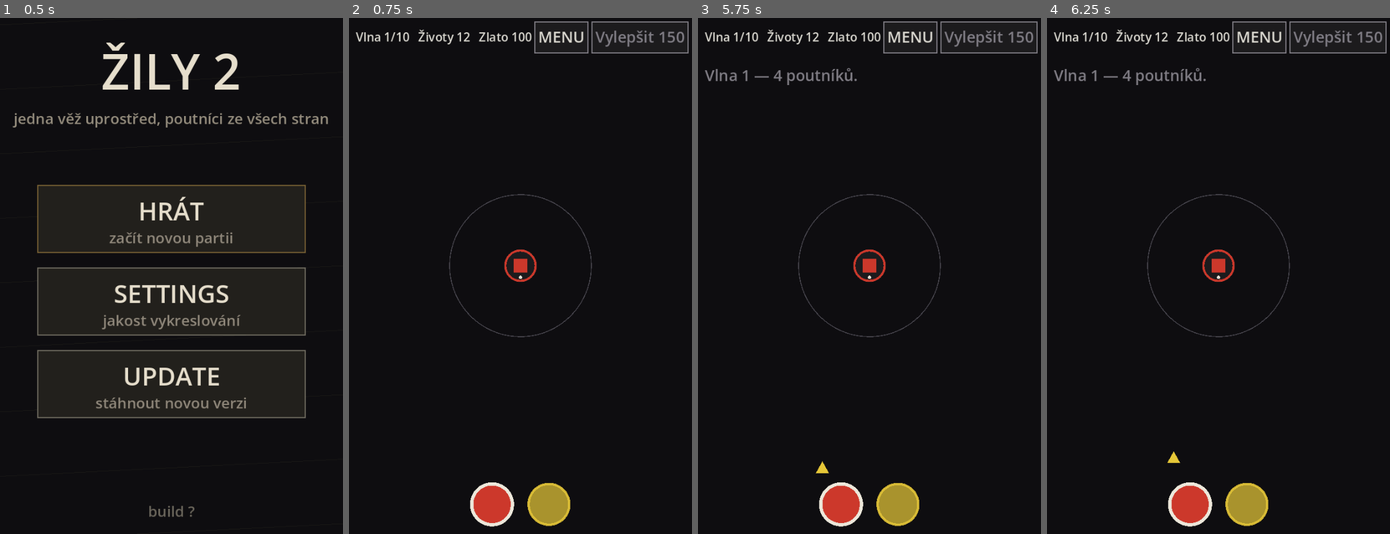
Above: before the commit, frames 1-4 (left to right).
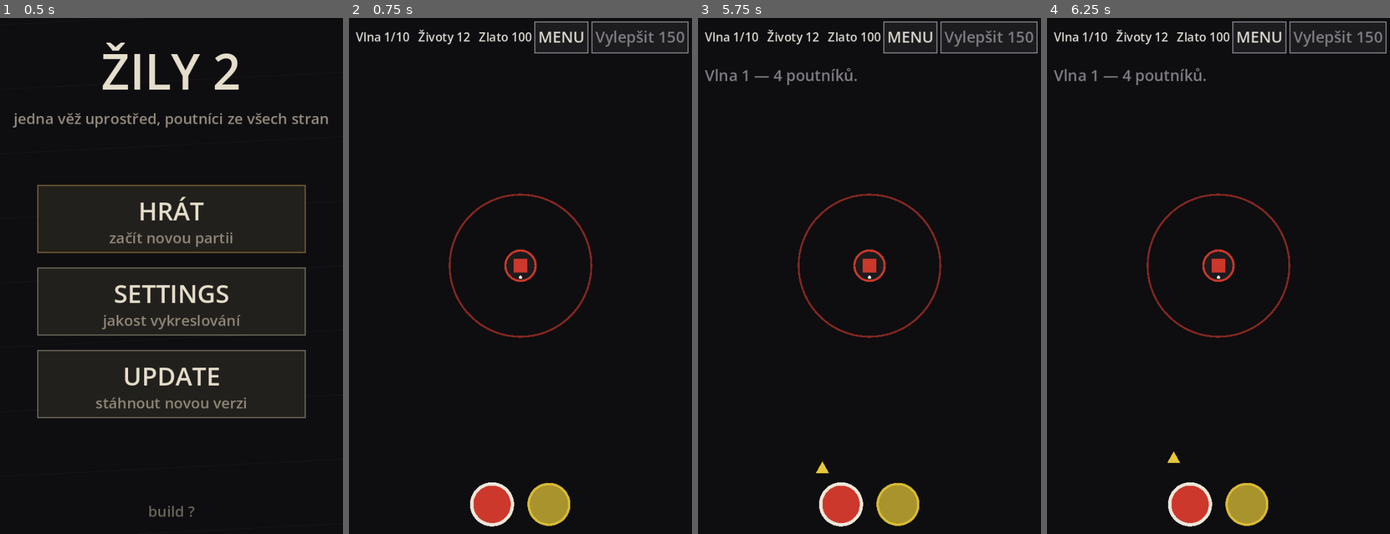
Above: after the commit, the same moments.

Repository: jankoznar94/dark-story
Game: Godot game, scene res://main.tscn
Two runs of this game, one before a commit and one after it. Both use one fixed random seed, a clock stepped at 60 frames per second and the inputs below.
Inputs (mouse positions are in pixels of both pictures, inside the frame that each line leads up to):
- Up to frame 1 (0.5 s): no input
- Up to frame 2 (0.75 s): tap Enter at 0.5 s; move the mouse to (595, 250) at 0.52 s; click (595, 250) at 0.67 s
- Up to frame 3 (5.75 s): tap Space at 1.25, 2.75, 4.25 s; move the mouse to (800, 301) at 1.27 s; click (800, 301) at 1.42 s; tap Enter at 2, 3.5 s; move the mouse to (903, 162) at 2.02 s; click (903, 162) at 2.17 s; move the mouse to (852, 379) at 2.77 s; click (852, 379) at 2.92 s; move the mouse to (972, 353) at 3.52 s; click (972, 353) at 3.67 s; move the mouse to (766, 198) at 4.27 s; click (766, 198) at 4.42 s; move the mouse to (886, 276) at 5.02 s; click (886, 276) at 5.17 s
- Up to frame 4 (6.25 s): move the mouse to (1167, 147) at 5.77 s; click (1167, 147) at 5.92 s

Frame 1 is identical in both runs. In frame 2, 0.6% of the frame differs, in the area x 28-72%, y 34-62%; in frame 3, 0.6%; in frame 4, 0.6%.

Commit message:
Zily 2: pomalejsi zakladni kadence, vyraznejsi strely nad zamerovanim, barevny kruh dostrelu
- RATES 3.0/4.8/7.2 -> 1.5/3.0/4.5 (zaklad 15 dps, je kam upgradovat)
- strela: polomer 0.022 -> 0.032 + tmavy obrys (shot_rim_r), kresli se
  jako POSLEDNI v poli (za paprskem, poutniky i vezi)
- kruh dostrelu ma barvu zvolene barvy veze (_range_color, 0.62)
- testy: z-index strel, obrys strely, barva kruhu, prodlouzene okno na
  prepsani svazku (1/rate + let strely)

Diff:
--- a/scripts/game.gd
+++ b/scripts/game.gd
@@ -51,8 +51,12 @@
 # "zpomalíme pohyb ... i projektilu věže" - 1,00 -> 0,80. Pri kadenci 3 ran/s
 # je v paprsku videt porad nekolik tecek, ale let je pomalejsi a citelnejsi.
 const SHOT_SPEED_FRAC := 0.80
-# POLOMER TECKY. Mala - je to tecka, ne koule; v paprsku jich ma byt videt vic.
-const SHOT_R_FRAC := 0.022
+# POLOMER TECKY. Zvetsen (0,022 -> 0,032) potom, co Jan rekl "Projektily musí
+# být výraznější": drobna tecka se na male obrazovce ztrácela mezi poutniky
+# a v paprsku. Kresli se s tmavym obrysem (`SHOT_RIM_FRAC`), takze je videt
+# na svetlem i tmavem podkladu.
+const SHOT_R_FRAC := 0.032
+const SHOT_RIM_FRAC := 1.55
 
 # ROZVRZENI PLOCHY jde do hry jednim mistem (`set_field`). Rychlost poutnika
 # je z nej ODVOZENA, takze "cesta trva 8 s" plati na telefonu i na velkem
@@ -484,6 +488,12 @@
 	return unit_r * SHOT_R_FRAC
 
 
+# VNEJSI POLOMER STRELY (tmavy obrys pod teckou). Kdo kresli strelu, ptá se
+# tohohle - kdyby si obrazovka obrys pocitala sama, rozejdou se dve cisla.
+func shot_rim_r() -> float:
+	return shot_r() * SHOT_RIM_FRAC
+
+
 # ---------------------------------------------------------------- VSTUP
 
 # POPIS UPGRADU SE TYKA TOHO, CO HRAc OPRAVDU POZNA: kadence (pocet ran za
--- a/scripts/game_view.gd
+++ b/scripts/game_view.gd
@@ -268,21 +268,21 @@
 	# kde se rozhoduje. SPAWNOVACI KRUH se NEKRESLI (Jan: "Vnější kruh nemá být
 	# viditelný a má být pomyslný"): je vetsi nez displej a poutnici z nej
 	# vchazeji z boku a shora, takze by z nej byl jen oblouk pres celou obrazovku.
-	draw_arc(layout.center, game.tower.range_px(layout.field_r), 0.0, TAU, 96, RANGE_LINE, 1.5)
+	# BARVA KRUHU JE BARVA VEZE (Jan, Oct 2026: "Attack range rádius bude měnit
+	# barvu podle zvolené barvy věže") - hrac tak vidi, cim prave strili, i kdyz
+	# zrovna nikdo v dostrelu neni. Kresli se ztlumeny, aby neprebijel poutniky.
+	draw_arc(layout.center, game.tower.range_px(layout.field_r), 0.0, TAU, 96,
+		_range_color(), maxf(2.0, layout.unit_r * 0.014))
 	for p in game.locks:
 		draw_line(layout.center, p.pos, BEAM, 2.0)
-	# STRELY: tecky, ktere leti od veze k cili. Paprsek je jen zamerovani -
-	# poskozeni udeli az dopad tecky, takze hrac vidi, ze vez opravdu strili
-	# a jak je rychla (vic tecek v paprsku = vyssi stupen).
-	for s in game.shots:
-		var sp: Vector2 = s["pos"]
-		# TECKA MA BARVU VEZE, ktera ji vystrelila (Jan: "dáme mu barvu podle
-		# toho na jakou barvu je [věž] přepnutá") - hrac tak vidi, ktera barva
-		# prave strili, i kdyz v paprsku je vic tecek.
-		draw_circle(sp, game.shot_r(), Hue.color_of(game.tower.hue))
 	for p in game.pilgrims:
 		_draw_pilgrim(p)
 	_draw_tower()
+	# STRELY SE KRESLI NAD VSIM V POLI (Jan: "Projektily musí být výraznější
+	# a musí být z indexem nad zaměřováním"). Poradi v `_draw` je proto zavazne:
+	# paprsek -> poutnici -> vez -> strely. Paprsek je jen zamerovani, kdezto
+	# strela je to, co hrac sleduje (a co dava poskozeni).
+	_draw_shots()
 	_draw_bar()
 	_draw_palette()
 	if leave_ask:
@@ -379,6 +379,25 @@
 	return out
 
 
+# BARVA KRUHU DOSTRELU = BARVA VEZE. Ztlumena (0,62), aby kruh neprebijel
+# poutniky a paprsek - je to geometrie, ne zbran. Jedno misto pro barvu, aby
+# se kresleni a pripadne mereni v testu nemohla rozejit.
+func _range_color() -> Color:
+	var col: Color = Hue.color_of(game.tower.hue)
+	return Color(col.r, col.g, col.b, 0.62)
+
+
+# STRELY. Plny puntik v barve veze s tmavym obrysem (stejny jazyk jako puntiky
+# palety) a kresli se NAD VSIM v poli - hrac ma videt, co leti a co dava
+# poskozeni, ne jen slabou caru zamerovani.
+func _draw_shots() -> void:
+	var col: Color = Hue.color_of(game.tower.hue)
+	for s in game.shots:
+		var sp: Vector2 = s["pos"]
+		draw_circle(sp, game.shot_rim_r(), GLYPH)
+		draw_circle(sp, game.shot_r(), col)
+
+
 func _draw_tower() -> void:
 	var c: Vector2 = layout.center
 	var tr: float = layout.tower_r
--- a/scripts/tower.gd
+++ b/scripts/tower.gd
@@ -45,9 +45,17 @@
 # RYCHLOST STRELBY JE UPGRADE, KTERY JE VIDET (Jan, Oct 2026): "mám tu možnost
 # pracovat s rychlostí střelby, což je velmi uspokojivý upgrade." Poskozeni
 # JEDNE rany se nemění (SHOT_DMG) - nahoru jde pocet ran za sekundu, takze
-# paprskem rytmicky proudi vic tecek. `dps()` je z toho ODVOZENE (rate * dmg),
-# aby prumerne poskozeni za sekundu zustalo 30 / 48 / 72 jako driv.
-const RATES := [3.0, 4.8, 7.2]
+# paprskem rytmicky proudi vic tecek. `dps()` je z toho ODVOZENE (rate * dmg).
+#
+# ZAKLAD JE SCHVALNE POMALY (Jan, Oct 2026: "Ještě zpomale výchozí fire rate
+# věže. O dost. Ať máme kam upgradovat."): 1,5 rany/s = jedna rana za 0,67 s.
+# Driv 3,0/4,8/7,2 (30/48/72 poskozeni za sekundu), dnes 1,5/3,0/4,5
+# (15/30/45) - strop zustava na polovine, kde byl, ale zaklad je o polovinu
+# niz. Cena za stupen (COSTS) zustava - kdo bude chtit dražší upgrade, at ji
+# meni tady, ne v obrazovce.
+# Cisla se musi PREMERIT (`tools/balance_sim.gd`) - kdo hybe kadenci, hybe
+# celou hrou.
+const RATES := [1.5, 3.0, 4.5]
 const SHOT_DMG := 10.0
 const TARGETS := [1, 1, 2]
 const COSTS := [70, 150, 300]
--- a/tools/test_core.gd
+++ b/tools/test_core.gd
@@ -261,8 +261,8 @@
 			"na %d. stupni vystrelila %d ran za 2 s (cekano %d)" % [lv, fired, want])
 		_check(g.tower.rate() > prev, "vylepseni nezvysilo rychlost strelby")
 		prev = g.tower.rate()
-	_check(is_equal_approx(Tower.RATES[0] * Tower.SHOT_DMG, 30.0),
-		"zakladni vez uz nema 30 poskozeni za sekundu (je to balancni cislo)")
+	_check(is_equal_approx(Tower.RATES[0] * Tower.SHOT_DMG, 15.0),
+		"zakladni vez uz nema 15 poskozeni za sekundu (je to balancni cislo)")
 
 
 # STRELA S MRTVYM CILEM NIKOHO JINEHO NEZASAHNE. Strely leti a nezletile
@@ -287,7 +287,10 @@
 	_check(not near.alive, "blizky poutnik neumrel")
 	_check(is_equal_approx(far.hp, 400.0),
 		"poskozeni dostal poutnik, na ktereho vez nemirila")
-	_tick(g, 0.6)
+	# OKNO MUSI POJMOUT JEDNU RANU: doba do dalsi rany je 1/rate (zaklad 0,67 s)
+	# plus let strely (~0,3 s na telefonu). Kratky tik by meril jen to, ze vez
+	# jeste nenabili - a to neni chyba hry.
+	_tick(g, 2.0)
 	_check(far.hp < 400.0, "svazek se po smrti cile neprepjal na druhy")
 
 
--- a/tools/test_layout.gd
+++ b/tools/test_layout.gd
@@ -61,7 +61,13 @@
 	var src: String = f.get_as_text()
 	_check(not src.contains("draw_arc(layout.center, layout.field_r"),
 		"spawnovaci kruh se kresli, i kdyz ma byt pomyslny")
-	_check(src.contains("draw_arc(layout.center, game.tower.range_px(layout.field_r)"),
+	# BARVA KRUHU DOSTRELU SE MENI S BARVOU VEZE (Jan, Oct 2026: "Attack range
+	# rádius bude měnit barvu podle zvolené barvy věže"). Hlida se MISTO VOLANI:
+	# kdyby se vratila konstanta, hrac by porad videl sedy kruh a nepoznal by
+	# z nej, cim prave strili.
+	_check(src.contains("_range_color()"),
+		"kruh dostrelu nema barvu veze (chybi _range_color())")
+	_check(src.contains("game.tower.range_px(layout.field_r)"),
 		"kruh dostrelu se nekresli (je to jedina geometrie, kterou hrac vidi)")
 
 
@@ -77,8 +83,21 @@
 	var src: String = f.get_as_text()
 	_check(src.contains("for s in game.shots"), "strely se vubec nekresli")
 	_check(src.contains("game.shot_r()"), "strela se nekresli jako tecka")
+	_check(src.contains("game.shot_rim_r()"),
+		"strela nema tmavy obrys - na svetlem podkladu se ztrati")
 	_check(src.contains("draw_line(layout.center, p.pos, BEAM, 2.0)"),
 		"paprsek (zamerovani) zmizel - hrac nevidi, kam vez miri")
+	# Z-INDEX: strely musi byt v `_draw` AZ ZA paprskem (a za poutniky i vezi).
+	# Jan: "Projektily musí být výraznější a musí být z indexem nad zaměřováním."
+	# Cisla se nedaji opsat - poradi se cte ze zdroje, protoze prehozeni dvou
+	# radku vypada v kodu jako kosmetika a na obrazovce je to nevidet jen tak.
+	var i_beam: int = src.find("draw_line(layout.center, p.pos, BEAM")
+	var i_tower: int = src.find("\n	_draw_tower()")
+	var i_shots: int = src.find("\n	_draw_shots()")
+	_check(i_beam >= 0 and i_tower >= 0 and i_shots >= 0,
+		"kresleni strel neni hned za vezi (v poli se nevi, co je nad cim)")
+	_check(i_beam < i_tower and i_tower < i_shots,
+		"strely se kresli driv nez paprsek/vez - nejsou nad zamerovanim")
 
 
 # PALETA JE PUNTIK, NE TVAR (Jan, Oct 2026): "bude to zkrátka jen barevný plný
